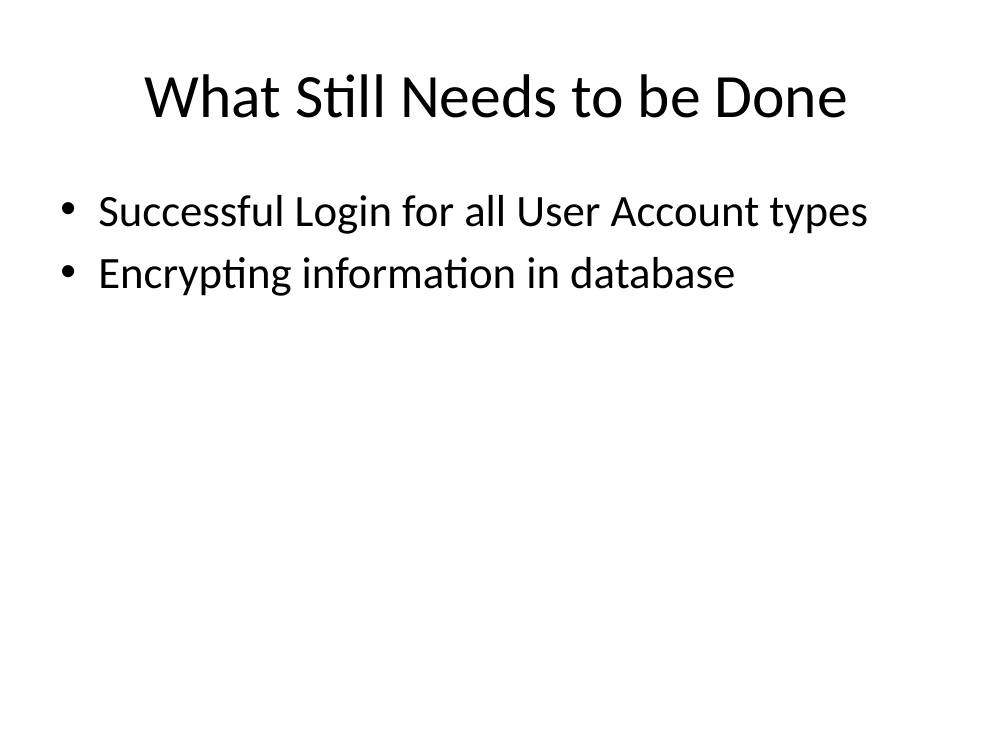
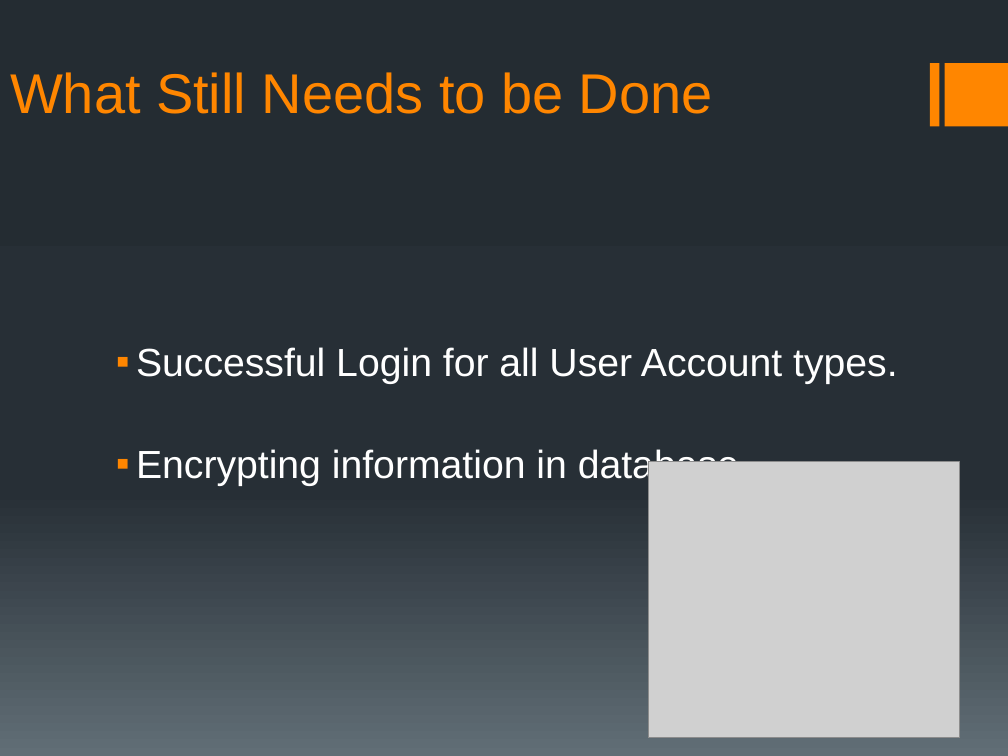
Before and after one commit to rmkane/semrs, a slide deck: slide 8 of MidTerm/Midterm_presentation_SEMRS.pptx. Drawn at 1008x756 pixels with LibreOffice and Linux fonts; fonts in the diff are those of the drawing; grey boxes stand for pictures. Boxes give left, top, right and bottom in pixels: in the first picture for what was removed or moved away, otherwise in the second. Text is boxed around its words. In the diff, an @@ line names an element or a change of style, - is before the commit and + after.

```diff
--- a/MidTerm/Midterm_presentation_SEMRS.pptx
+++ b/MidTerm/Midterm_presentation_SEMRS.pptx
@@ background #FFFFFF to gradient #242C33 to #273037 to #636D76 @@
@@ title "What Still Needs to be ...": place and size @@
-title "What Still Needs to be ..." at (145, 74, 848, 118)
+title "What Still Needs to be ..." at (10, 72, 713, 114)
@@ title "What Still Needs to be ..." at (10, 72, 713, 114): size 44 to 40 pt, font Calibri to Arial, text colour #000000 to #FF8600; alignment centre to left; vertical alignment middle to bottom @@
@@ rectangle added at (929, 64, 938, 127), fill #FF8600 @@
@@ rectangle added at (944, 64, 1008, 127), fill #FF8600 @@
@@ text at (136, 347, 897, 486): text changed; size 32 to 28 pt; font Calibri to Arial; text colour #000000 to #FFFFFF @@
-• Successful Login for all User Account types
-• Encrypting information in database
+▪ Successful Login for all User Account types.
+▪ Encrypting information in database.
@@ picture added at (648, 462, 960, 738) @@
```
Also in this commit, not shown: 8 other slides changed, 1 other file.
